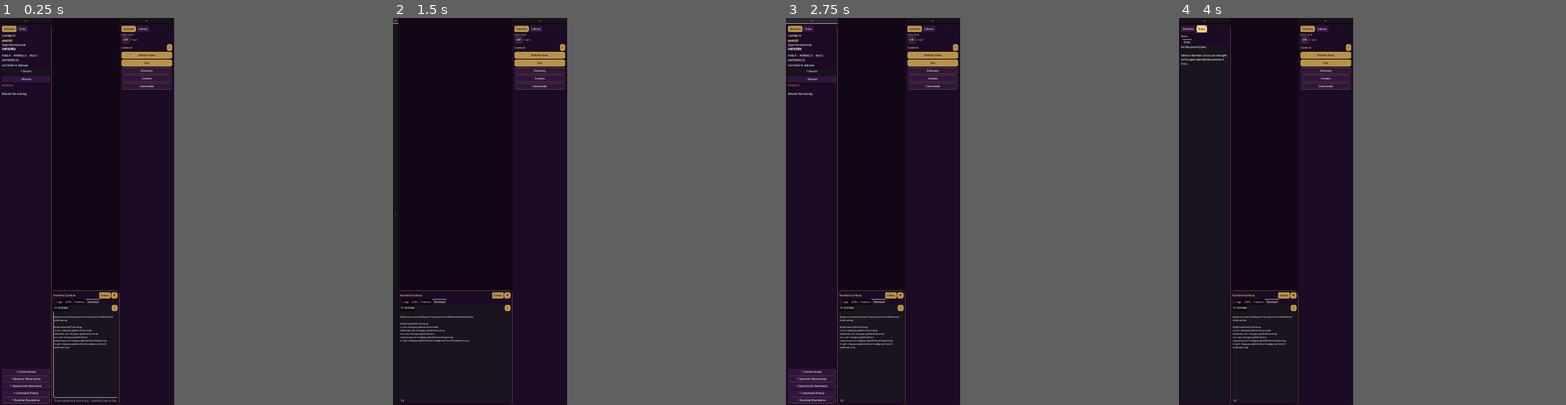
Above: before the commit, frames 1-4 (left to right).
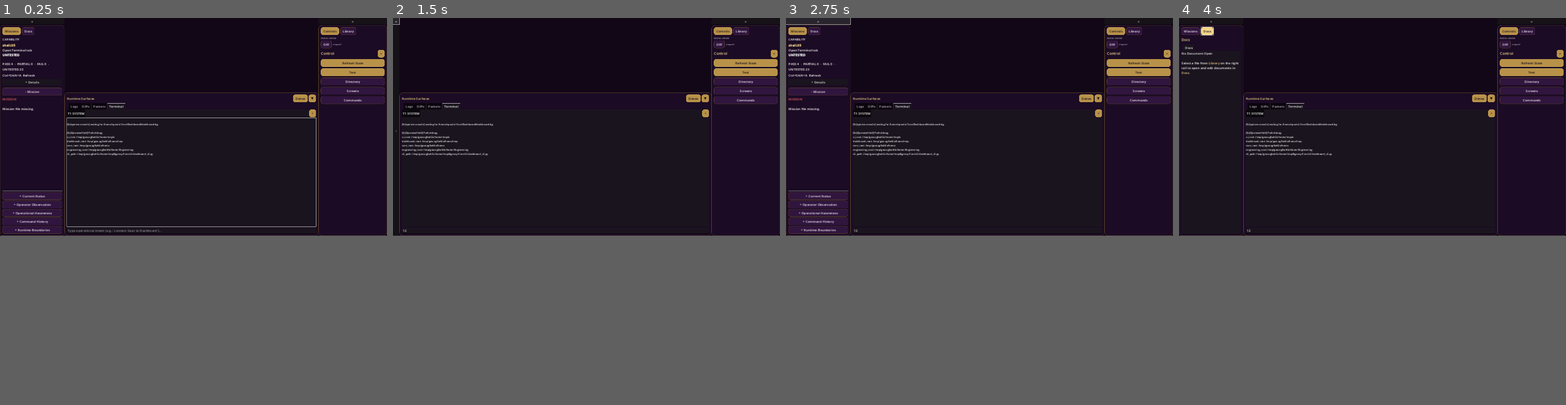
Above: after the commit, the same moments.

Repository: Precision-Tower/Spaceship
Game: Godot game, scene res://scenes/Main.tscn
Same seed, same stepped clock (60 frames per second), same inputs: the game is played once before the commit and once after it.
Inputs (mouse positions are in pixels of both pictures, inside the frame that each line leads up to):
- Up to frame 1 (0.25 s): no input
- Up to frame 2 (1.5 s): click (478, 401) at 0.52 s; type "12" at 0.6 s; click "«" at 1.25 s
- Up to frame 3 (2.75 s): click "«" at 2 s
- Up to frame 4 (4 s): click "Missions" at 2.75 s; click "Docs" at 3.5 s
In our replay, the window is 360x800 before the commit and 800x450 after it. These sizes can differ from the game's own. Grey fills any space a smaller window leaves; there, only what the larger window draws over its background counts as a difference.

The runs differ from the first frame. In frame 1, 9.4% of the frame differs, in the area x 0-100%, y 0-100%; in frame 2, 5.1%; in frame 3, 9.0%; in frame 4, 5.8%.

Commit message:
OperatorShell: desktop viewport, PTY broker profile, launch prep

Diff:
--- a/UI/OperatorShell/Main.gd
+++ b/UI/OperatorShell/Main.gd
@@ -224,8 +224,8 @@
 	DisplayServer.window_set_size(screen_size)
 	DisplayServer.window_set_position(Vector2i.ZERO)
 	config = load("res://resources/dashboard_config.tres")
-	var qps_config := QPSConfig.new(CliBridge.dashboard_root())
-	qps_config.apply(config)
+# 	var qps_config := QPSConfig.new(CliBridge.dashboard_root())
+# 	qps_config.apply(config)
 	_background()
 	print("[OperatorShell] build begin")
 	_build()
--- a/UI/OperatorShell/project.godot
+++ b/UI/OperatorShell/project.godot
@@ -10,10 +10,10 @@
 
 [display]
 
-window/size/viewport_width=1080
-window/size/viewport_height=2400
+window/size/viewport_width=1920
+window/size/viewport_height=1080
 window/stretch/mode="canvas_items"
-window/handheld/orientation=1
+window/stretch/aspect="expand"
 
 [rendering]
 
